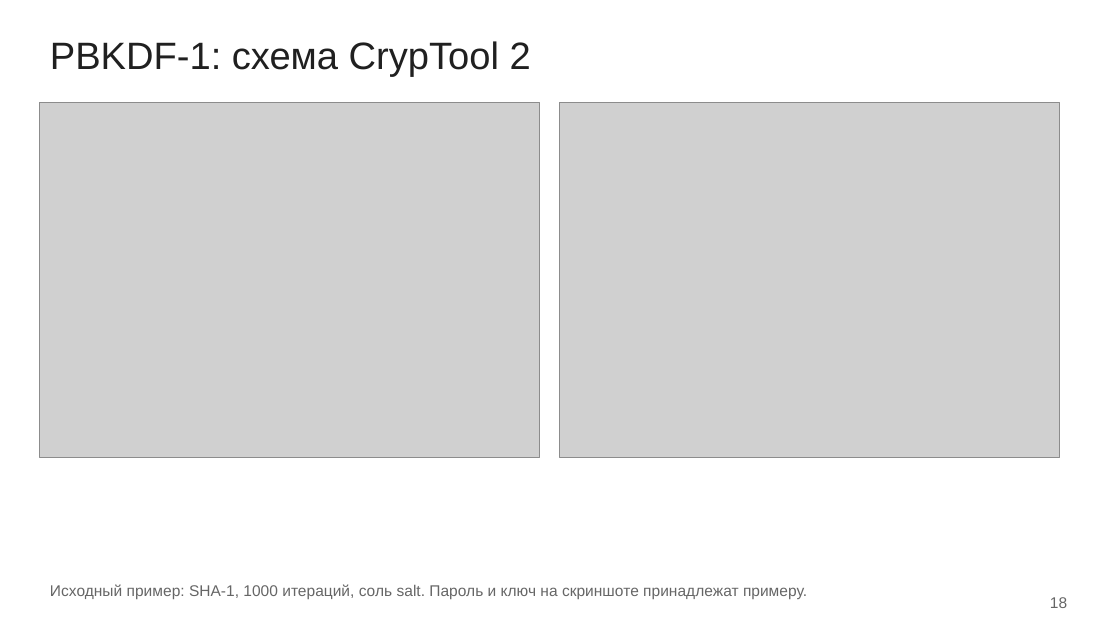
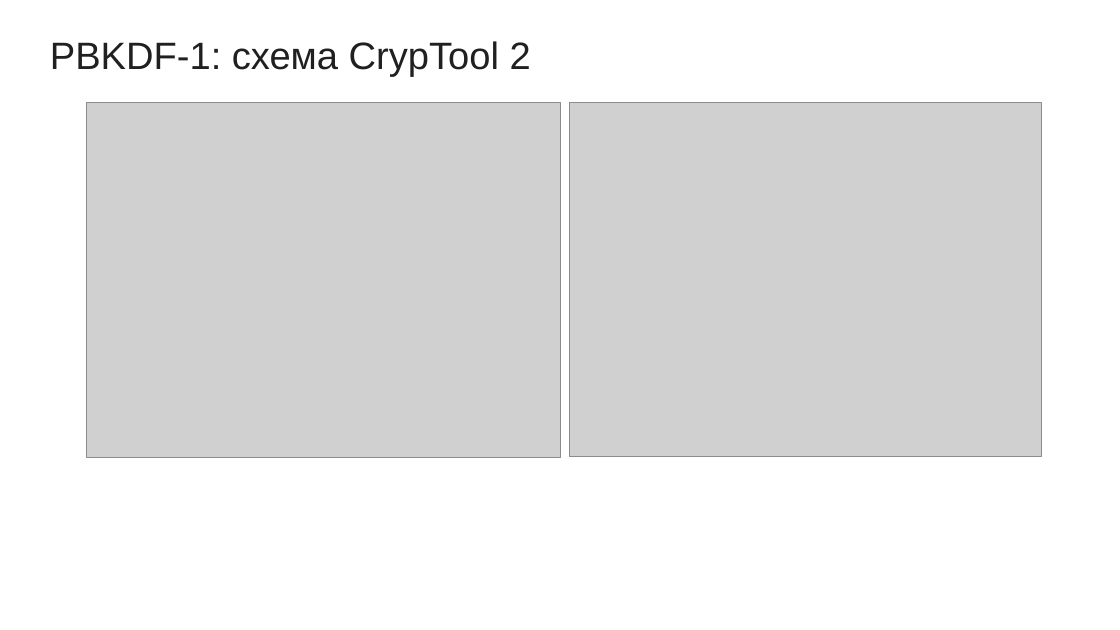
Before and after one commit to mikhailshceglov/sem7, a slide deck: slide 26 of crypto/lab4/Щеглов_3381_ЛР4.odp. Drawn at 1120x630 pixels with LibreOffice and Linux fonts; fonts in the diff are those of the drawing; grey boxes stand for pictures. Boxes give left, top, right and bottom in pixels: in the first picture for what was removed or moved away, otherwise in the second. Text is boxed around its words. In the diff, an @@ line names an element or a change of style, - is before the commit and + after.

```diff
--- a/crypto/lab4/Щеглов_3381_ЛР4.odp
+++ b/crypto/lab4/Щеглов_3381_ЛР4.odp
@@ picture resized from (x1=40, y1=103, x2=540, y2=457) to (x1=86, y1=103, x2=560, y2=458) @@
@@ picture resized from (x1=560, y1=103, x2=1060, y2=457) to (x1=569, y1=103, x2=1042, y2=456) @@
@@ text removed at (x1=50, y1=584, x2=807, y2=599) @@
-Исходный пример: SHA-1, 1000 итераций, соль salt. Пароль и ключ на скриншоте принадлежат примеру.
@@ text removed at (x1=1050, y1=597, x2=1067, y2=608) @@
-18
```
Also in this commit, not shown: 20 other slides changed, 3 slides added, 2 slides removed, 6 other files.
